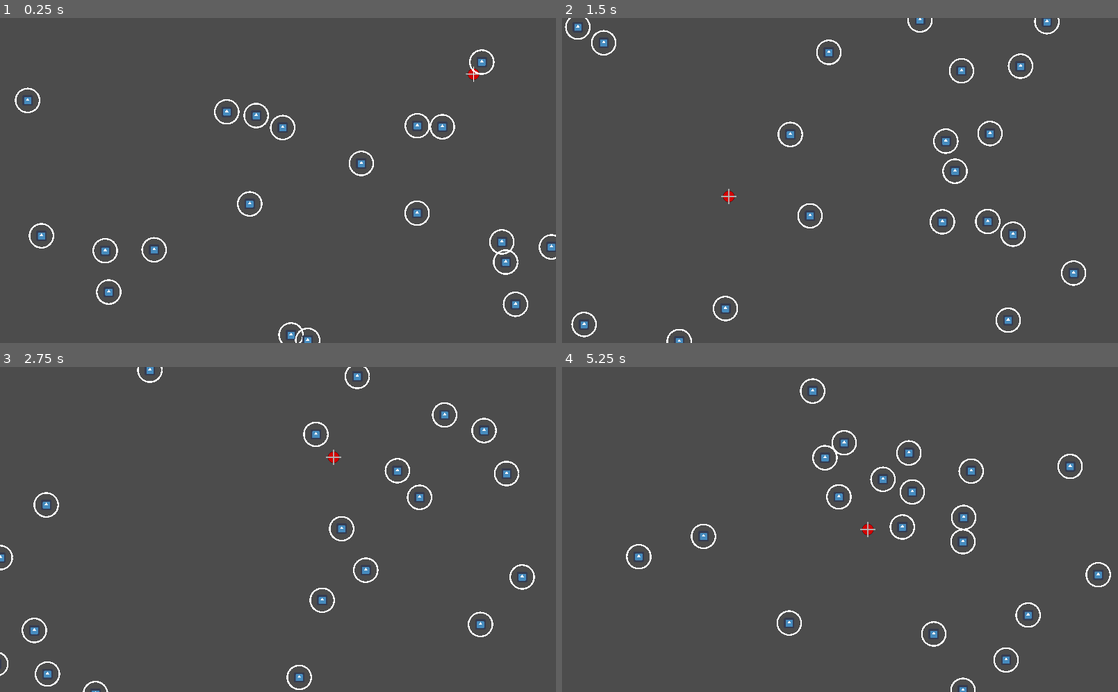
Above: before the commit, frames 1-4 (two rows, left to right).
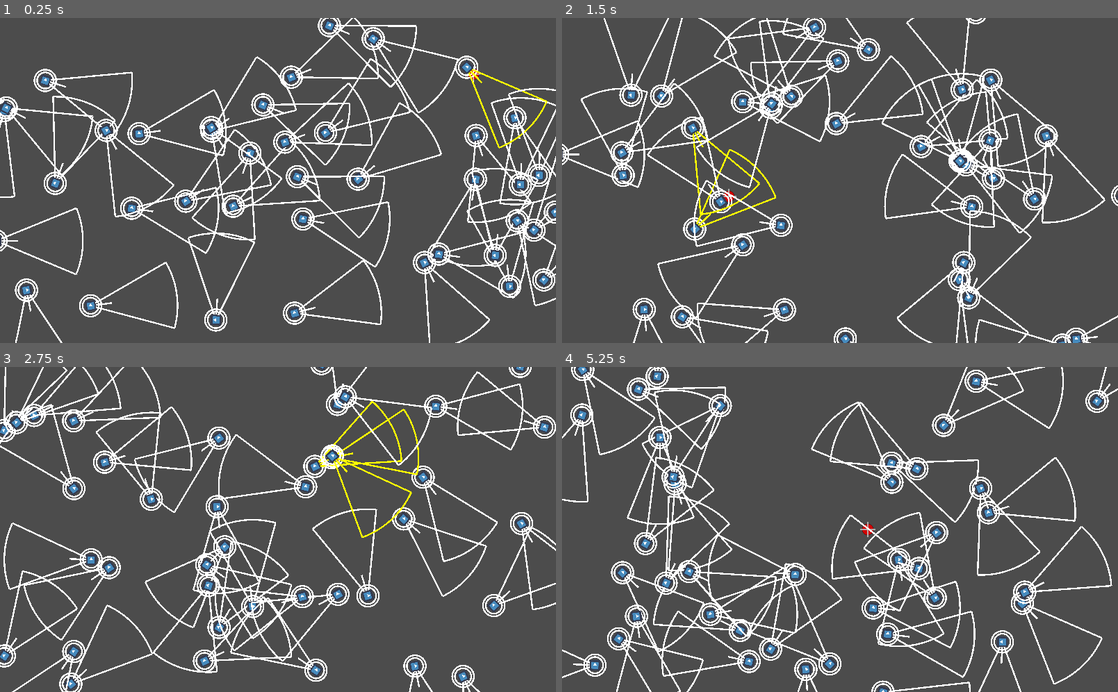
Above: after the commit, the same moments.

Repository: AndreaTerenz/BOIDS
Game: Godot game, scene res://scenes/Main.tscn
Same seed, same stepped clock (60 frames per second), same inputs: the game is played once before the commit and once after it. The engine's default icon, where the game draws it, is replaced by a stand-in: a white triangle on a blue panel in a dark square.
Inputs (mouse positions are in pixels of both pictures, inside the frame that each line leads up to):
- Up to frame 1 (0.25 s): no input
- Up to frame 2 (1.5 s): move the mouse to (962, 164) at 0.52 s; click (962, 164) at 0.67 s; move the mouse to (728, 196) at 1.27 s; click (728, 196) at 1.42 s
- Up to frame 3 (2.75 s): move the mouse to (333, 458) at 2.02 s; click (333, 458) at 2.17 s
- Up to frame 4 (5.25 s): move the mouse to (812, 594) at 2.77 s; click (812, 594) at 2.92 s; move the mouse to (1006, 578) at 3.52 s; click (1006, 578) at 3.67 s; move the mouse to (673, 480) at 4.27 s; click (673, 480) at 4.42 s; move the mouse to (867, 529) at 5.02 s; click (867, 529) at 5.17 s

The runs differ from the first frame. In frame 1, 13% of the frame differs, in the area x 0-100%, y 0-100%; in frame 2, 12%; in frame 3, 13%; in frame 4, 13%.

Commit message:
Added Alignment and Cohesion behaviours (+ misc fixes)

Diff:
--- a/scenes/Boid.tscn
+++ b/scenes/Boid.tscn
@@ -5,8 +5,11 @@
 
 [node name="Boid" type="Node2D"]
 script = ExtResource( 2 )
-SEPARATION = 22.0
-DEFAULT_MODE = 3
+MAX_SPEED = 3.8
+MAX_FORCE = 0.85
+ALIGNMENT_RADIUS = 20.0
+COHESION_RADIUS = 40.0
+DEFAULT_MODE = 0
 
 [node name="Sprite" type="Sprite" parent="."]
 scale = Vector2( 0.297309, 0.297309 )
--- a/scripts/Main.gd
+++ b/scripts/Main.gd
@@ -9,7 +9,7 @@
 
 	var boids = []
 	#Shouldnt be more than 250
-	for i in range(0, 20):
+	for i in range(0, 40):
 		var boid : Boid = boidScene.instance()
 		self.add_child(boid)
 		boid.setup(Vector2(rand_range(0, screen_size.x), rand_range(0, screen_size.y)), i, $Target)
--- a/scripts/boidController.gd
+++ b/scripts/boidController.gd
@@ -6,13 +6,20 @@
 
 export(float, 0.1, 12, 0.1) var MAX_SPEED = 5
 export(float, 0.05, 2, 0.05) var MAX_FORCE = 1
+
 export(float, 1, 200, 0.5) var BREAK_RADIUS = 20
 export(float, 0.15, 2, 0.01) var ARRIVED_RADIUS = 0.18
+
 export(float, 10.0, 300.0, 0.5) var FOV_RADIUS = 160.0
 export(float, 0.01, 2.0, 0.05) var FOV_ANGLE = 0.25
-export(float, 0.1, 30.0, 0.1) var SEPARATION = 15
+
+export(float, 0.1, 30.0, 0.1) var SEPARATION_RADIUS = 15
+export(float, 0.8, 90.0, 0.1) var ALIGNMENT_RADIUS = 40
+export(float, 0.8, 90.0, 0.1) var COHESION_RADIUS = 60
+
 export(float, 1, 40, 0.1) var WANDER_RADIUS = 12
 export(float, 5, 200, 0.5) var WANDER_DISTANCE = 40
+
 export(BOID_MODE) var DEFAULT_MODE = BOID_MODE.WANDER
 export(bool) var SHOW_DEBUG = true
 export(bool) var KEEP_SEARCHING = true
@@ -63,7 +70,9 @@
 
 func _draw() -> void:
 	if (SHOW_DEBUG):
-		draw_arc(Vector2.ZERO, SEPARATION, 0, 2*PI, 80, Color.white, 3)
+		if (others.size() > 1):
+			draw_empty_circle(Vector2.ZERO, SEPARATION_RADIUS, Color.white, 3)
+			draw_empty_circle(Vector2.ZERO, ALIGNMENT_RADIUS, Color.white, 3)
 
 		if (self.mode != BOID_MODE.DRIFT):
 			var col : Color
@@ -84,18 +93,17 @@
 				draw_line(Vector2.ZERO, p.rotated(-self.actualFOVAngle), col, 3)
 				draw_arc(Vector2.ZERO, FOV_RADIUS, -self.actualFOVAngle, self.actualFOVAngle, 30, col, 3)
 
+func draw_empty_circle(center : Vector2, radius : float, color : Color, thickness : float = 1.0) -> void:
+	draw_arc(center, radius, 0, 2*PI, 80, color, thickness)
+
 func _input(_event: InputEvent) -> void:
 	if Input.is_action_just_pressed("draw_debug"):
 		SHOW_DEBUG = not(SHOW_DEBUG)
 
 func move() -> void:
-	var targetAcc = getTargetAcceleration()
-	var othersAcc = getOthersAcceleration()
-
-	self.acceleration = (targetAcc + othersAcc).clamped(MAX_FORCE)
+	self.acceleration = getTotalAcceleration()
 	self.velocity += self.acceleration
 	self.position += self.velocity
-	self.acceleration *= 0
 	wrapAroundScreen()
 
 func orient() -> void:
@@ -104,16 +112,41 @@
 		$Sprite.flip_v = ((self.velocity.x < 0 and self.mode == BOID_MODE.SEEK) or \
 						  (self.velocity.x > 0 and self.mode == BOID_MODE.FLEE))
 
-func getOthersAcceleration() -> Vector2:
-	var separationSQ : float = pow(SEPARATION, 2)*4
+func getTotalAcceleration() -> Vector2:
+	var output = getDesire()
+	if not(self.mode in [BOID_MODE.SEEK, BOID_MODE.FLEE]):
+		output += getSeparation()
+		output += getAlignment()
+		output += getCohesion()
+
+	return output.clamped(MAX_FORCE)
+
+func getCohesion() -> Vector2:
+	var cohRadSQ : float = pow(COHESION_RADIUS*2, 2)
 	var output : Vector2 = Vector2.ZERO
 	var count : int = 0
 
 	for o in self.others:
 		var dist = o.position.distance_squared_to(self.position)
-		if (o.id != self.id) and (dist <= separationSQ):
-			var diff : Vector2 = (self.position - o.position).normalized()
-			output += diff
+		if (o.id != self.id) and (dist <= cohRadSQ):
+			output += o.position
+			count += 1
+
+	if (count > 0):
+		output /= count
+		output  = getDesireToPosition(output)
+
+	return output
+
+func getAlignment() -> Vector2:
+	var alRadSQ : float = pow(ALIGNMENT_RADIUS*2, 2)
+	var output : Vector2 = Vector2.ZERO
+	var count : int = 0
+
+	for o in self.others:
+		var dist = o.position.distance_squared_to(self.position)
+		if (o.id != self.id) and (dist <= alRadSQ):
+			output += o.velocity
 			count += 1
 
 	if (count > 0):
@@ -123,17 +156,39 @@
 
 	return output
 
-func getTargetAcceleration() -> Vector2:
+func getSeparation() -> Vector2:
+	var sepRadSQ : float = pow(SEPARATION_RADIUS*2, 2)
+	var output : Vector2 = Vector2.ZERO
+	var count : int = 0
+
+	for o in self.others:
+		var dist = o.position.distance_squared_to(self.position)
+		if (o.id != self.id) and (dist <= sepRadSQ):
+			var diff : Vector2 = (self.position - o.position).normalized()
+			output += diff
+			count += 1
+
+	if (count > 0):
+		output /= count
+		output  = (output.normalized() * MAX_SPEED)
+		output -= self.velocity
+
+	return output
+
+func getDesire() -> Vector2:
+	return getDesireToPosition(self.lastTargetPos)
+
+func getDesireToPosition(pos : Vector2) -> Vector2:
 	var desire = Vector2.ZERO
 
 	if (self.mode != BOID_MODE.DRIFT):
 		var mult : float = -1
-		desire = self.lastTargetPos - self.position
+		desire = pos - self.position
 
 		if (canWander()):
 			mult = MAX_SPEED
 		elif (self.mode == BOID_MODE.SEEK):
-			var tDist = self.lastTargetPos.distance_squared_to(self.position)
+			var tDist = pos.distance_squared_to(self.position)
 			mult = smootherstep(0, BREAK_RADIUS, sqrt(tDist)) * MAX_SPEED
 		elif (self.mode == BOID_MODE.FLEE):
 			mult = -MAX_SPEED
